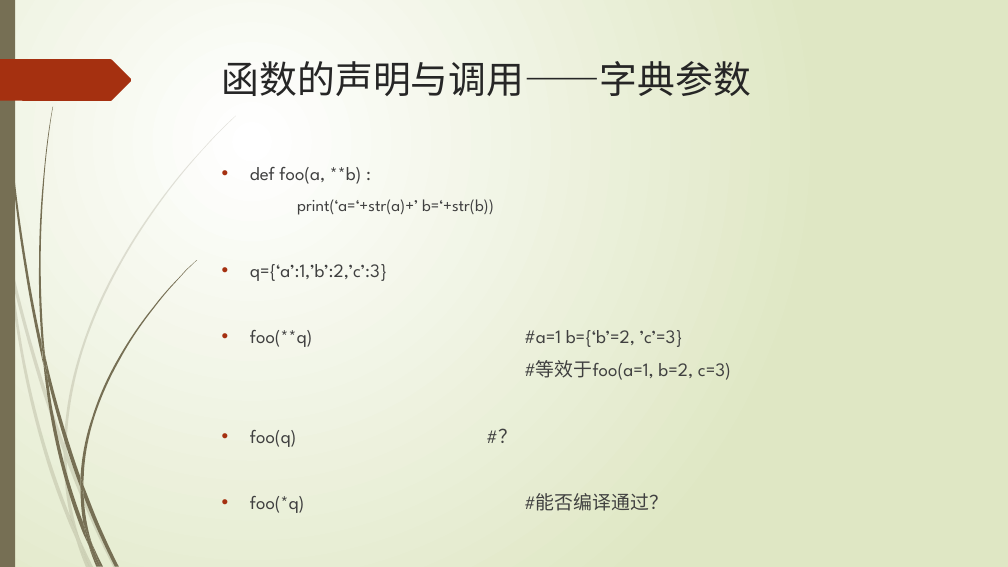
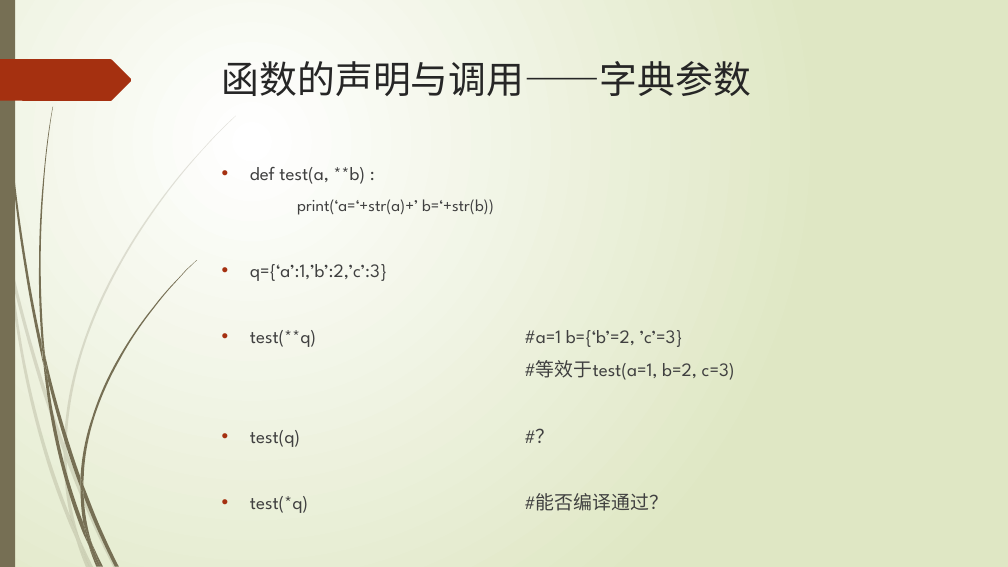
Before and after one commit to snowareas/Training, a slide deck: slide 9 of python/lecture/Python1.pptx. Drawn at 1008x567 pixels with LibreOffice and Linux fonts; fonts in the diff are those of the drawing. Boxes give left, top, right and bottom in pixels: in the first picture for what was removed or moved away, otherwise in the second. Text is boxed around its words. In the diff, an @@ line names an element or a change of style, - is before the commit and + after.

```diff
--- a/python/lecture/Python1.pptx
+++ b/python/lecture/Python1.pptx
@@ text at box(250, 167, 365, 184): text changed @@
-• def foo(a, **b) :
+• def test(a, **b) :
@@ text at box(250, 330, 735, 513): text changed @@
-• foo(**q) #a=1 b={‘b’=2, ’c’=3}
-#等效于foo(a=1, b=2, c=3)
-• foo(q) #？
-• foo(*q) #能否编译通过？
+• test(**q) #a=1 b={‘b’=2, ’c’=3}
+#等效于test(a=1, b=2, c=3)
+• test(q) #？
+• test(*q) #能否编译通过？
```
Also in this commit, not shown: 4 other slides changed.
